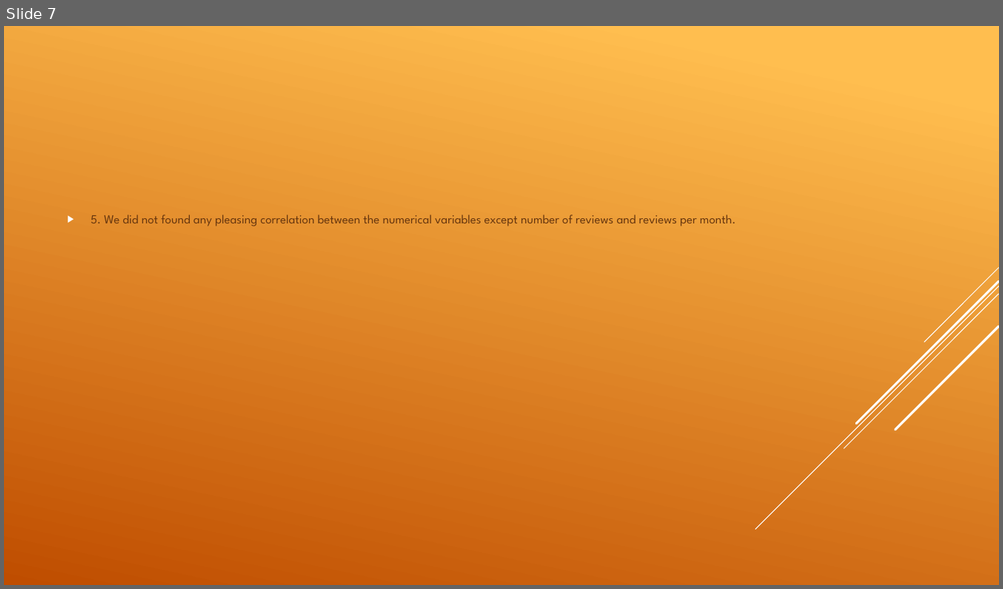
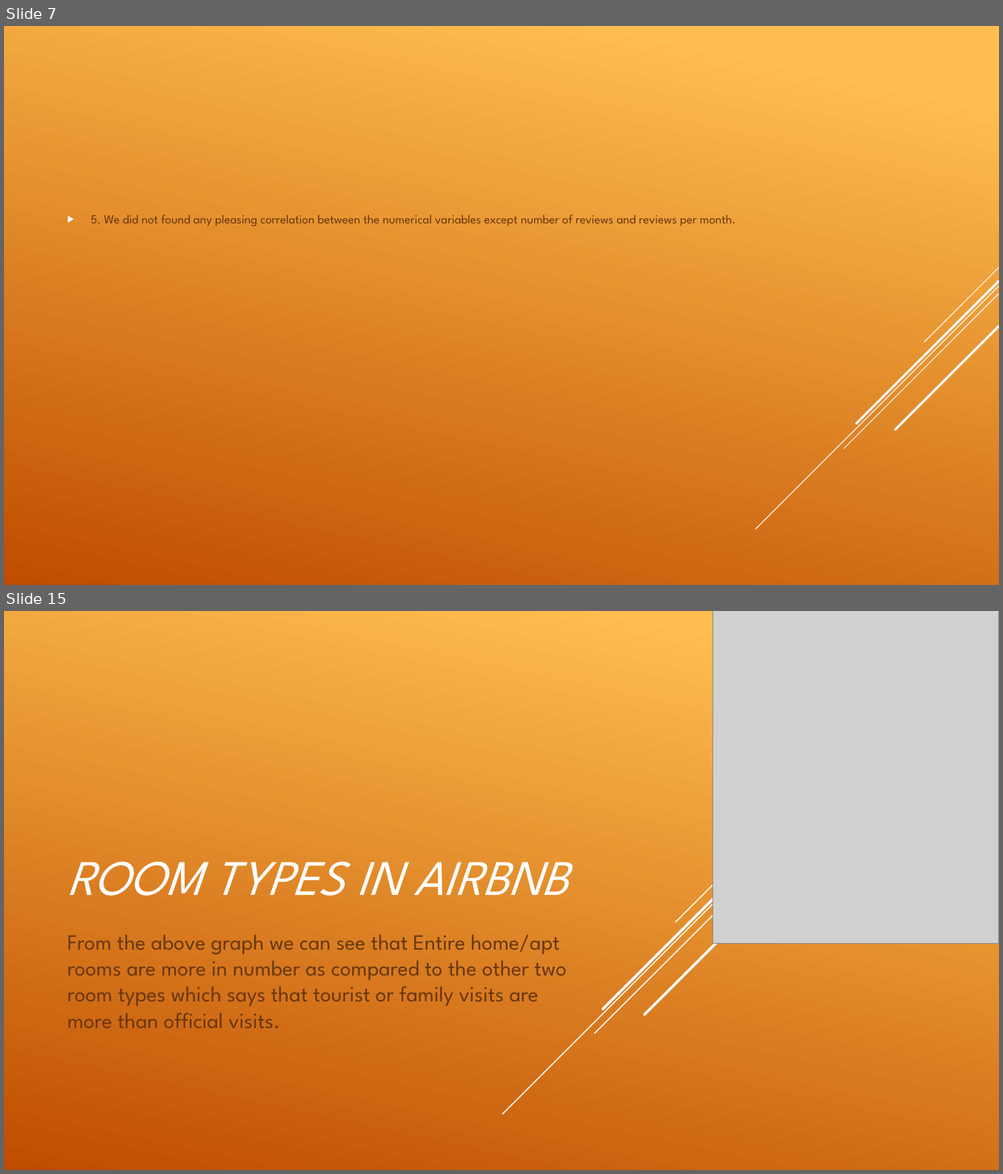
Before and after one commit to Sandipan0303/Airbnb-Analysis, a slide deck: EDA CAPSTONE PROJECT.pptx. Shown one above the other, each under a label of ours: slide 7 before the commit, slides 7 and 15 after it; the slides between them are not shown. The pictures are 1003x589 and 1003x1174 pixels, drawn with LibreOffice and Linux fonts; fonts in the diff are those of the drawing; grey boxes stand for pictures. Boxes give left, top, right and bottom in pixels: in the first picture for what was removed or moved away, otherwise in the second. Text is boxed around its words. In the diff, an @@ line names an element or a change of style, - is before the commit and + after.

```diff
--- a/EDA CAPSTONE PROJECT.pptx
+++ b/EDA CAPSTONE PROJECT.pptx
@@ slide 15 added at (x1=4, y1=611, x2=999, y2=1170), background gradient #FFBF50 to #C04D00 @@
@@ line added from (999, 618) to (503, 1115), #FFFFFF 1 pt @@
@@ line added from (999, 629) to (595, 1034), #FFFFFF 1 pt @@
@@ line added from (999, 614) to (603, 1009), #FFFFFF 2.5 pt @@
@@ line added from (986, 612) to (675, 923), #FFFFFF 1 pt @@
@@ picture added at (x1=713, y1=611, x2=999, y2=944) @@
@@ line added from (999, 661) to (644, 1015), #FFFFFF 2.5 pt @@
@@ title added at (x1=68, y1=862, x2=569, y2=896), 48 pt, text #FFFFFF, italic @@
+ROOM TYPES IN AIRBNB
@@ subtitle added at (x1=68, y1=935, x2=566, y2=1028), 21 pt, text #68380F @@
+From the above graph we can see that Entire home/apt rooms are more in number as compared to the other two room types which says that tourist or family visits are more than official visits.
```
Also in this commit, not shown: 14 other slides added.
